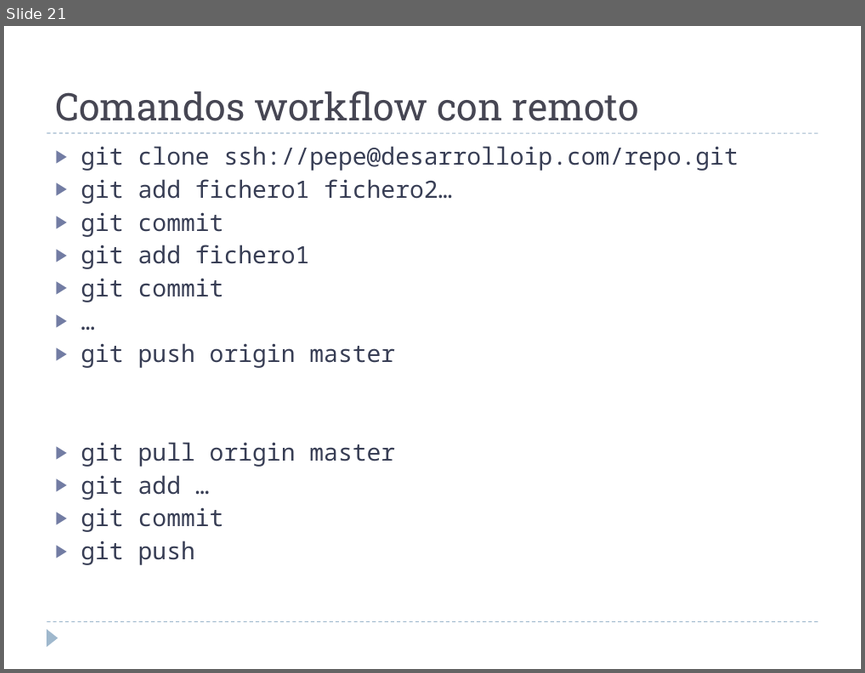
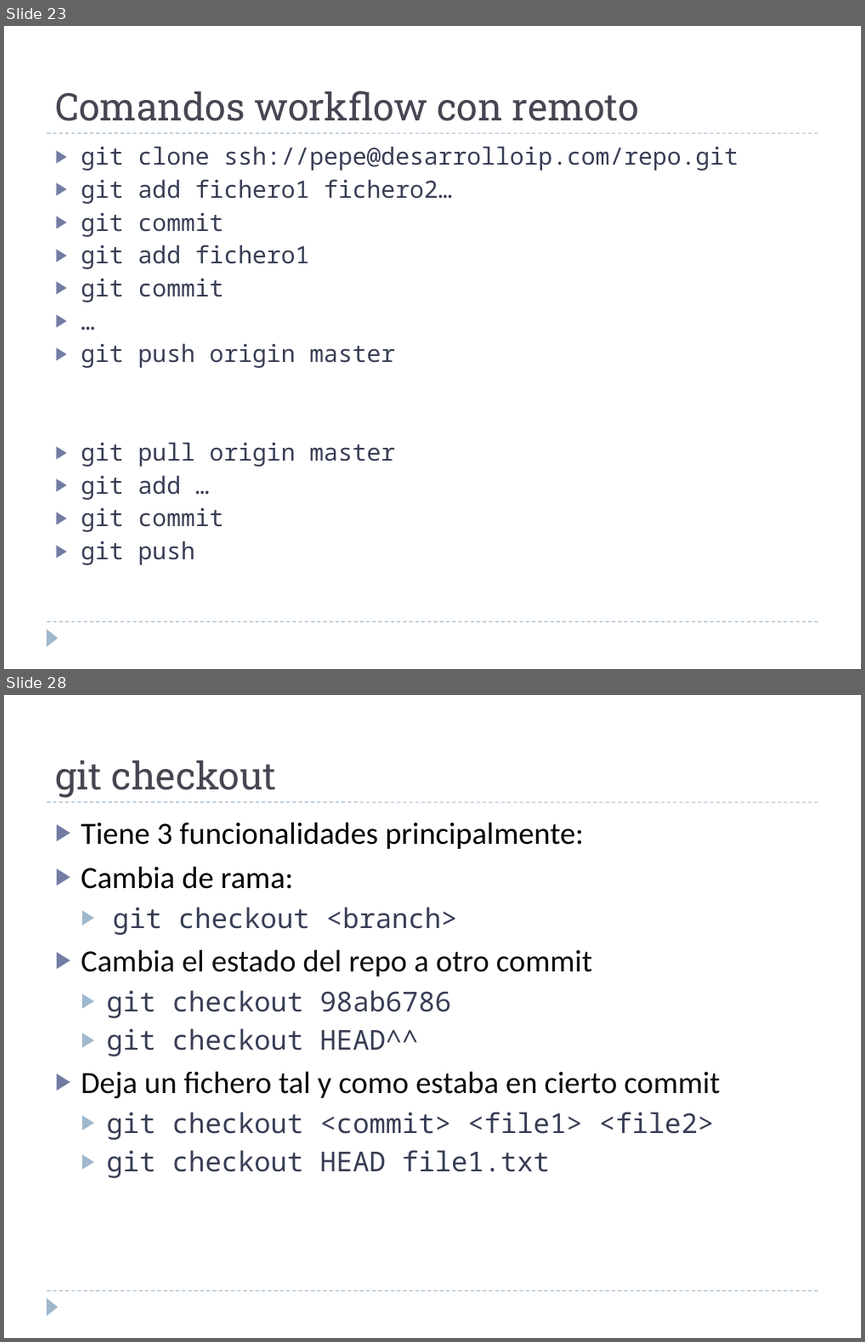
Before and after one commit to martina-if/curso_git, a slide deck: GIT.ppt. Shown one above the other, each under a label of ours: slide 21 before the commit, slides 23 and 28 after it; the slides between them are not shown. The pictures are 865x673 and 865x1342 pixels, drawn with LibreOffice and Linux fonts; fonts in the diff are those of the drawing. Boxes give left, top, right and bottom in pixels: in the first picture for what was removed or moved away, otherwise in the second. Text is boxed around its words. In the diff, an @@ line names an element or a change of style, - is before the commit and + after.

```diff
--- a/GIT.ppt
+++ b/GIT.ppt
@@ slide 28 added at (4,695,861,1338), background #FFFFFF; not listed: 3 template elements that a slide beside it also shows @@
@@ title added at (55,760,277,798), 32 pt, text #464653 @@
+git checkout
@@ text added at (80,822,720,1178), 26 pt, text #373D54 @@
+▶ Tiene 3 funcionalidades principalmente:
+▶ Cambia de rama:
+  ▶ git checkout <branch>
+▶ Cambia el estado del repo a otro commit
+  ▶ git checkout 98ab6786
+  ▶ git checkout HEAD^^
+▶ Deja un fichero tal y como estaba en cierto commit
+  ▶ git checkout <commit> <file1> <file2>
+  ▶ git checkout HEAD file1.txt
@@ what was slide 21 is now slide 23 @@
```
Also in this commit, not shown: 5 other slides added, 2 slides removed.
